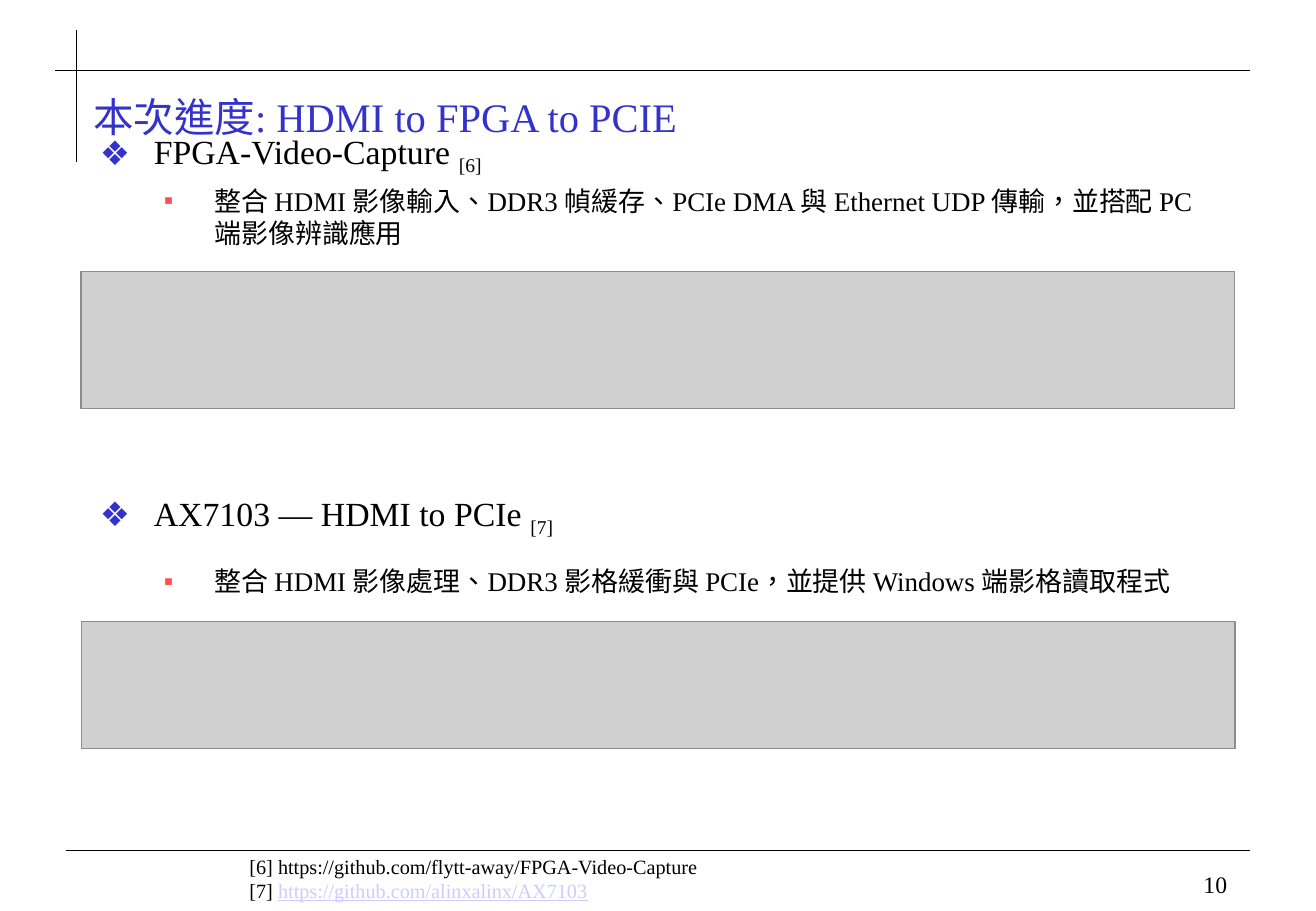
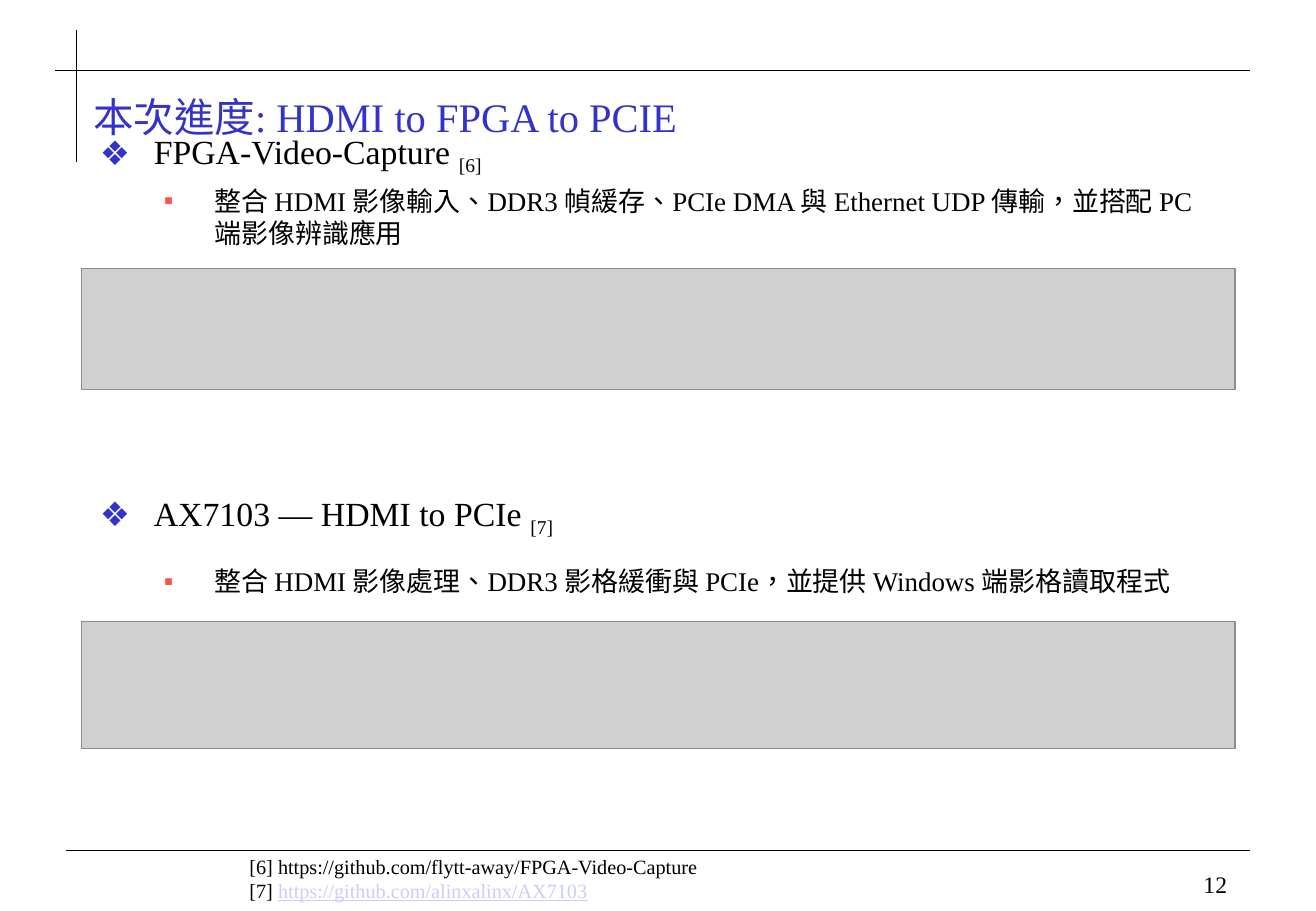
Before and after one commit to 0ilasis0/home, a slide deck: slide 12 of Onyx_進度報告_1013.pptx (slide 10 before the commit). Drawn at 1316x911 pixels with LibreOffice and Linux fonts; fonts in the diff are those of the drawing; grey boxes stand for pictures; background and template pictures are left out. Boxes give left, top, right and bottom in pixels: in the first picture for what was removed or moved away, otherwise in the second. Text is boxed around its words. In the diff, an @@ line names an element or a change of style, - is before the commit and + after.

```diff
--- a/Onyx_進度報告_1013.pptx
+++ b/Onyx_進度報告_1013.pptx
@@ picture: place and size @@
-picture at bbox=[81, 271, 1235, 408]
+picture at bbox=[81, 269, 1235, 390]
@@ page number at bbox=[1203, 877, 1227, 893]: text changed @@
-10
+12
```
Also in this commit, not shown: 6 other slides changed, 2 slides added, 1 slide removed, 43 other files.
